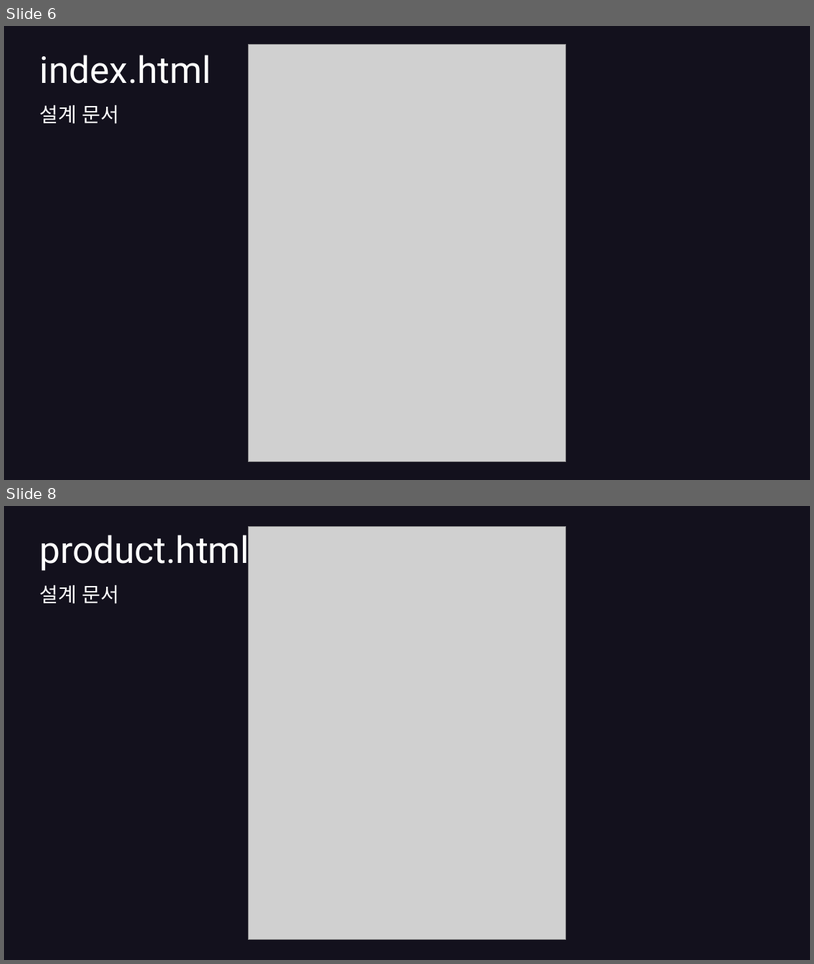
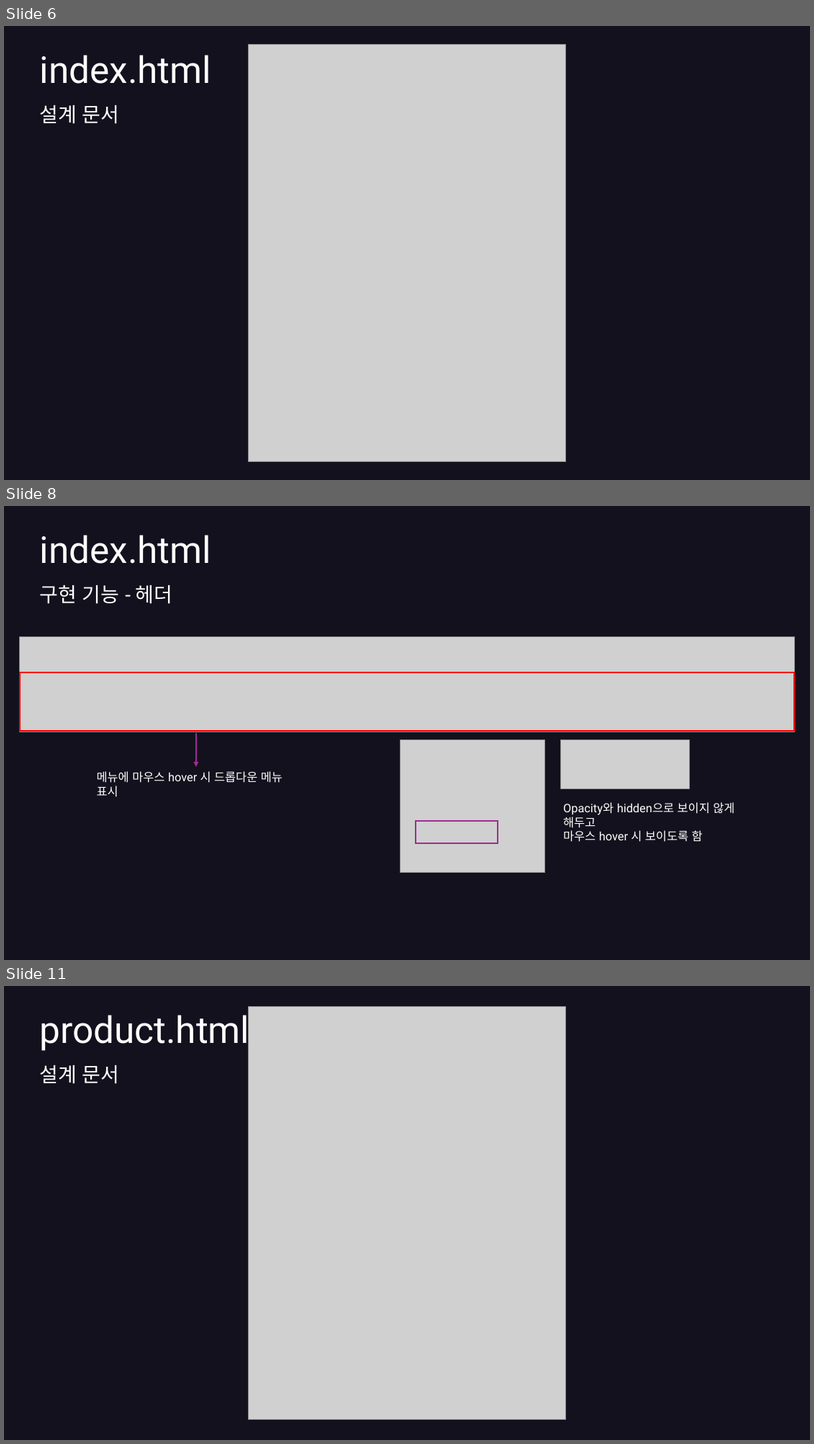
Before and after one commit to hyunkyumlee/FrontProject, a slide deck: 발표 자료/푸마_발표ppt.pptx. Shown one above the other, each under a label of ours: slides 6 and 8 before the commit, slides 6, 8 and 11 after it; the slides between them are not shown. The pictures are 814x964 and 814x1444 pixels, drawn with LibreOffice and Linux fonts; fonts in the diff are those of the drawing; grey boxes stand for pictures. Boxes give left, top, right and bottom in pixels: in the first picture for what was removed or moved away, otherwise in the second. Text is boxed around its words. In the diff, an @@ line names an element or a change of style, - is before the commit and + after.

```diff
--- a/발표 자료/푸마_발표ppt.pptx
+++ b/발표 자료/푸마_발표ppt.pptx
@@ slide 8 added at box(4, 506, 810, 960), background #13111D @@
@@ title added at box(40, 535, 211, 564), 44 pt, text #FFFFFF @@
+index.html
@@ text added at box(40, 585, 173, 604), 24 pt, text #FFFFFF @@
+구현 기능 - 헤더
@@ picture added at box(20, 636, 795, 731) @@
@@ rectangle added at box(20, 672, 795, 731), outline #FF0000 1.5 pt @@
@@ arrow added from (196, 733) to (196, 767), #A02B93 2 pt @@
@@ picture added at box(400, 740, 545, 872) @@
@@ picture added at box(561, 740, 691, 788) @@
@@ text added at box(97, 771, 283, 797), 14 pt, text #FFFFFF @@
+메뉴에 마우스 hover 시 드롭다운 메뉴 표시
@@ text added at box(563, 802, 735, 842), 14 pt, text #FFFFFF @@
+Opacity와 hidden으로 보이지 않게 해두고
+마우스 hover 시 보이도록 함
@@ rectangle added at box(416, 821, 498, 843), outline #A02B93 1.5 pt @@
@@ what was slide 8 is now slide 11 @@
```
Also in this commit, not shown: 3 slides changed, 2 other slides added, 2 other files.
